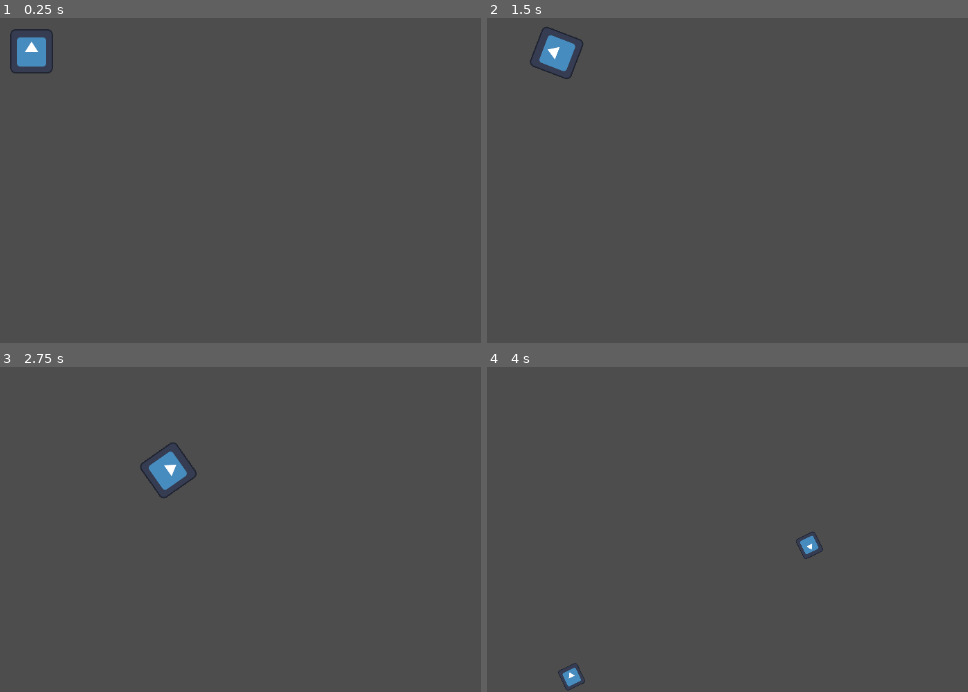
Above: before the commit, frames 1-4 (two rows, left to right).
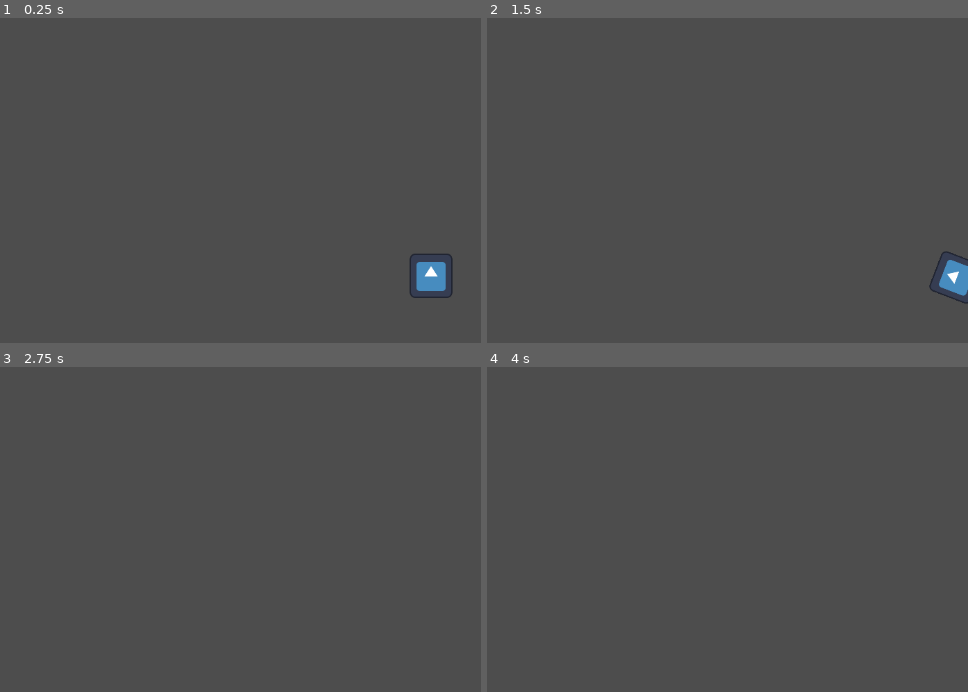
Above: after the commit, the same moments.

Repository: EnesCoder/Microscale
Game: Godot game, scene res://game.tscn
Same seed, same stepped clock (60 frames per second), same inputs: the game is played once before the commit and once after it. The engine's default icon, where the game draws it, is replaced by a stand-in: a white triangle on a blue panel in a dark square.
Inputs (mouse positions are in pixels of both pictures, inside the frame that each line leads up to):
- Up to frame 1 (0.25 s): no input
- Up to frame 2 (1.5 s): tap Enter at 0.5 s; move the mouse to (741, 96) at 0.52 s; hold D (right) 0.53-1.28 s; move the mouse to (outside the picture) at 1.27 s; hold S (down) from 1.28 s (still down)
- Up to frame 3 (2.75 s): move the mouse to (163, 370) at 2.02 s; release S (down) at 2.03 s; hold D (right) from 2.03 s (still down)
- Up to frame 4 (4 s): move the mouse to (530, 558) at 2.77 s; release D (right) at 2.78 s; hold Space (thrust) 2.78-3.53 s; move the mouse to (809, 536) at 3.52 s; hold A (left) from 3.53 s (still down)

The runs differ from the first frame. In frame 1, 1.4% of the frame differs, in the area x 2-95%, y 3-87%; in frame 2, 1.4%; in frame 3, 0.7%; in frame 4, 0.4%.

Commit message:
Mitosis
First cells go through mitosis

Diff:
--- /dev/null
+++ b/Microscale/camera.gd
@@ -0,0 +1,23 @@
+extends Camera2D
+
+func interpolate_zoom(delta):
+	var initial_zoom = zoom
+	var zoomed_in = false
+	while not zoomed_in:
+		zoom += Vector2(2, 2) * delta
+		if zoom.x > 2:
+			zoomed_in = true
+		await get_tree().create_timer(delta).timeout
+	await get_tree().create_timer(1.0).timeout
+	while zoomed_in:
+		zoom -= Vector2(2, 2) * delta
+		if zoom.x < initial_zoom.x:
+			zoom = initial_zoom
+			zoomed_in = false
+		await get_tree().create_timer(delta).timeout
+
+func _ready():
+	pass
+
+func _process(delta):
+	pass
--- a/Microscale/game.tscn
+++ b/Microscale/game.tscn
@@ -1,8 +1,12 @@
-[gd_scene load_steps=2 format=3 uid="uid://dn3nd737sk3wg"]
+[gd_scene load_steps=3 format=3 uid="uid://dn3nd737sk3wg"]
 
 [ext_resource type="PackedScene" uid="uid://cxge76twrgpg8" path="res://player.tscn" id="1_musse"]
+[ext_resource type="Script" path="res://camera.gd" id="2_8fwsx"]
 
 [node name="Game" type="Node2D"]
 
 [node name="Player" parent="." instance=ExtResource("1_musse")]
 position = Vector2(504, 227)
+
+[node name="Camera2D" type="Camera2D" parent="."]
+script = ExtResource("2_8fwsx")
--- a/Microscale/player.gd
+++ b/Microscale/player.gd
@@ -10,12 +10,29 @@
 func _ready():
 	pass
 
-func Split():
-	$Sprite2D.scale /= Vector2(2, 2)
-	$CollisionShape2D.scale /= Vector2(2, 2)
-	var new_p = duplicate()
-	new_p.global_position = global_position + Vector2(20, 0)
-	get_parent().add_child(new_p)
+func Split(delta):
+	var initial_lin_vel = linear_velocity
+	var initial_ang_vel = angular_velocity
+	angular_velocity = 0
+	linear_velocity = Vector2(0, 0)
+
+	get_parent().get_node("Camera2D").interpolate_zoom(delta)
+
+	$CollisionShape2D.disabled = true
+	var new_cell = duplicate()
+	new_cell.get_node("CollisionShape2D").disabled = true
+	get_parent().add_child(new_cell)
+
+	await get_tree().create_timer(0.6).timeout
+
+	while abs(new_cell.global_position.x - global_position.x) < 80:
+		new_cell.global_position += Vector2(delta * 70, 0)
+		await get_tree().create_timer(delta).timeout
+
+	$CollisionShape2D.disabled = false
+	new_cell.get_node("CollisionShape2D").disabled = false
+	linear_velocity = initial_lin_vel
+	angular_velocity = initial_ang_vel
 
 func Thrust():
 	can_thrust = false
@@ -23,7 +40,7 @@
 	var thrust_dir = (mouse_pos - global_position).normalized()
 	apply_impulse(thrust_dir * thrust_force)
 
-func _process(delta):
+func _process(_delta):
 	mouse_pos = get_viewport().get_mouse_position()
 	clamp(linear_velocity.x, -max_lin_vel, max_lin_vel)
 	clamp(linear_velocity.y, -max_lin_vel, max_lin_vel)
@@ -35,7 +52,7 @@
 	apply_force(force, global_position)
 	if Input.is_action_just_pressed("thrust") and can_thrust:
 		Thrust()
-		Split()
+		await Split(delta)
 	# global position is the position in the world space / screen, and position is the local position which is the posiotion relative to the parent object
 
 func _on_thrust_timer_timeout():
--- a/Microscale/player.tscn
+++ b/Microscale/player.tscn
@@ -11,6 +11,7 @@
 gravity_scale = 0.0
 angular_damp = 16.513
 script = ExtResource("1_fajft")
+metadata/_edit_group_ = true
 
 [node name="Sprite2D" type="Sprite2D" parent="."]
 scale = Vector2(0.48, 0.5)
